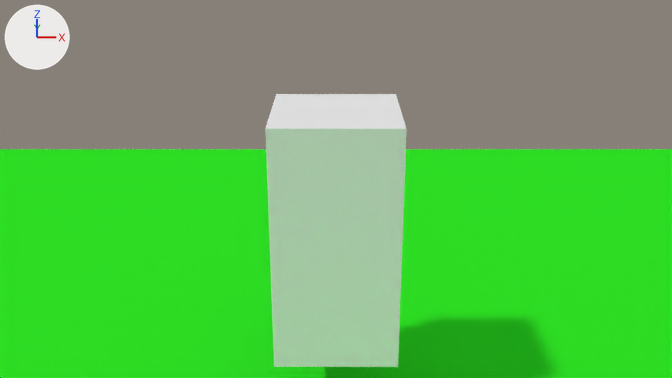
The Blender file 0.0.0.3.blend: old version first, new version second.
Before and after are seen from the file's camera 'Camera.001'. Arrows for +X, +Y and +Z are at upper left; the lights stay in place.
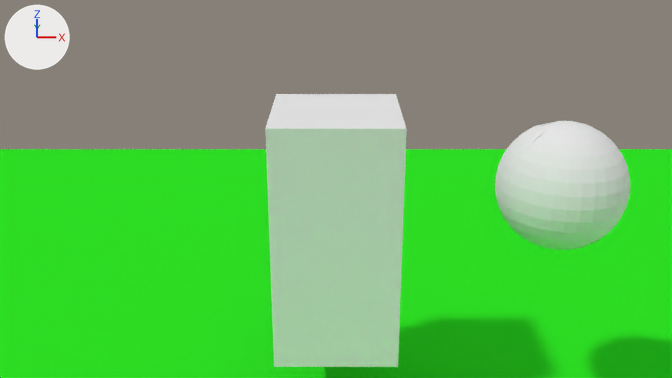
Changed parts and their boxes (x1, y1, x2, y2) in the pictures (672 x 378 px):
'Cube', reshaped (156% wider): before (265, 94, 407, 367); after (265, 94, 630, 367)
part 1 of me_cube, added: after (495, 121, 630, 250)

The edits, one by one:
me_cube is used by ob_cube; location (0.0, 0.0, 3.0); scale (1.0, 1.0, 2.0).
me_cube had 8 vertices, 6 faces and spanned x -1.0..1.0, y -1.0..1.0, z -1.0..1.0.
me_cube now has 498 vertices, 526 faces and spans x -1.0..4.48, y -1.39..1.0, z -1.0..1.0.
me_cube part 1: a new loose piece of 482 vertices spanning x 2.48..4.48, y -1.39..0.59, z -0.05..0.95, in mat_material (white #e7e7e7).
